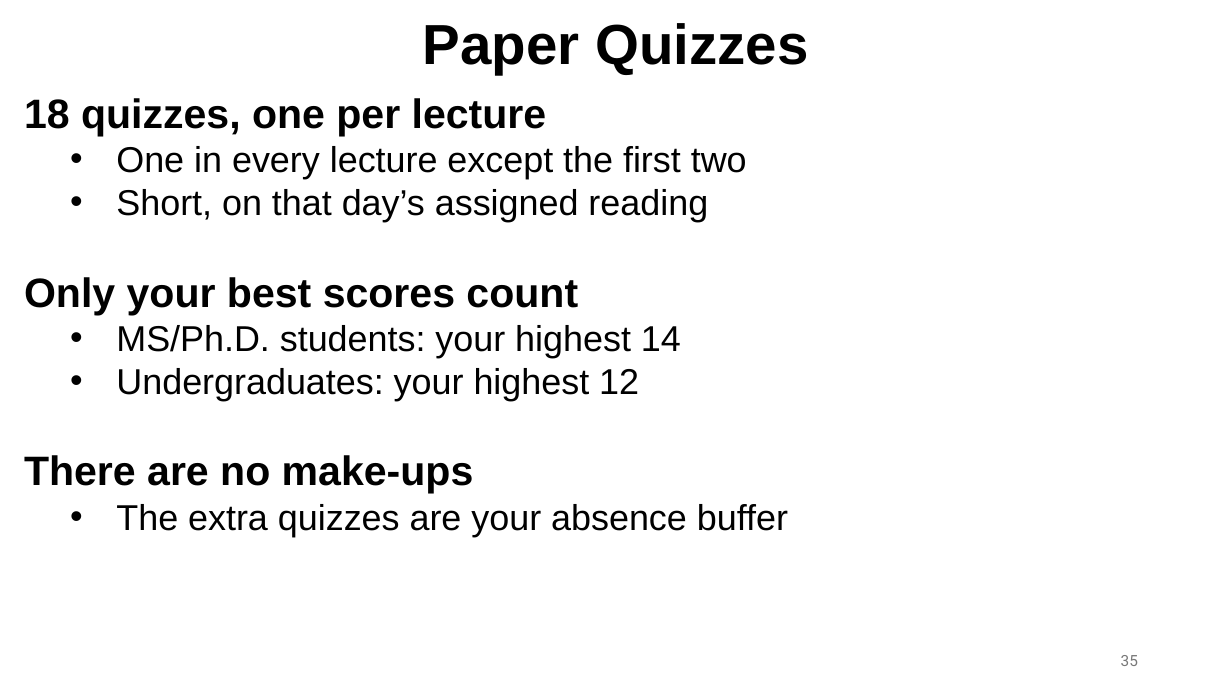
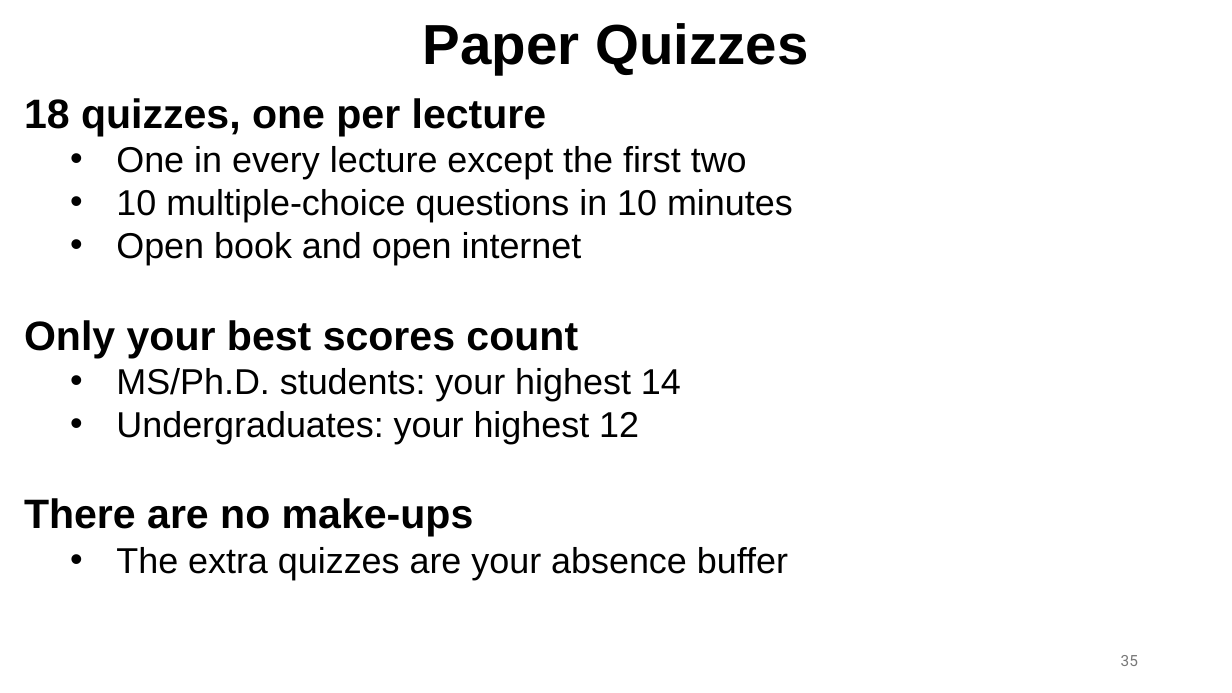
Before and after one commit to ec528/ec528.github.io, a slide deck: slide 35 of slides/fall26/1-introduction.pptx. Drawn at 1232x693 pixels with LibreOffice and Linux fonts; fonts in the diff are those of the drawing. Boxes give left, top, right and bottom in pixels: in the first picture for what was removed or moved away, otherwise in the second. Text is boxed around its words. In the diff, an @@ line names an element or a change of style, - is before the commit and + after.

```diff
--- a/slides/fall26/1-introduction.pptx
+++ b/slides/fall26/1-introduction.pptx
@@ text at (x1=116, y1=189, x2=793, y2=265): text changed @@
-  • Short, on that day’s assigned reading
+  • 10 multiple-choice questions in 10 minutes
+  • Open book and open internet
```
Also in this commit, not shown: 16 other slides changed, 11 slides added, 1 slide removed, 1 other file.
